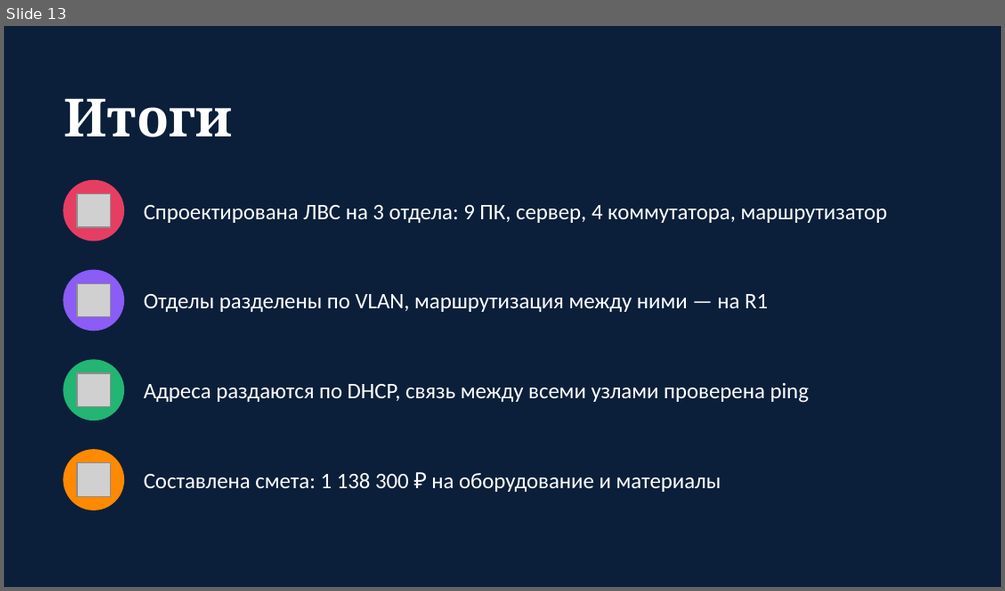
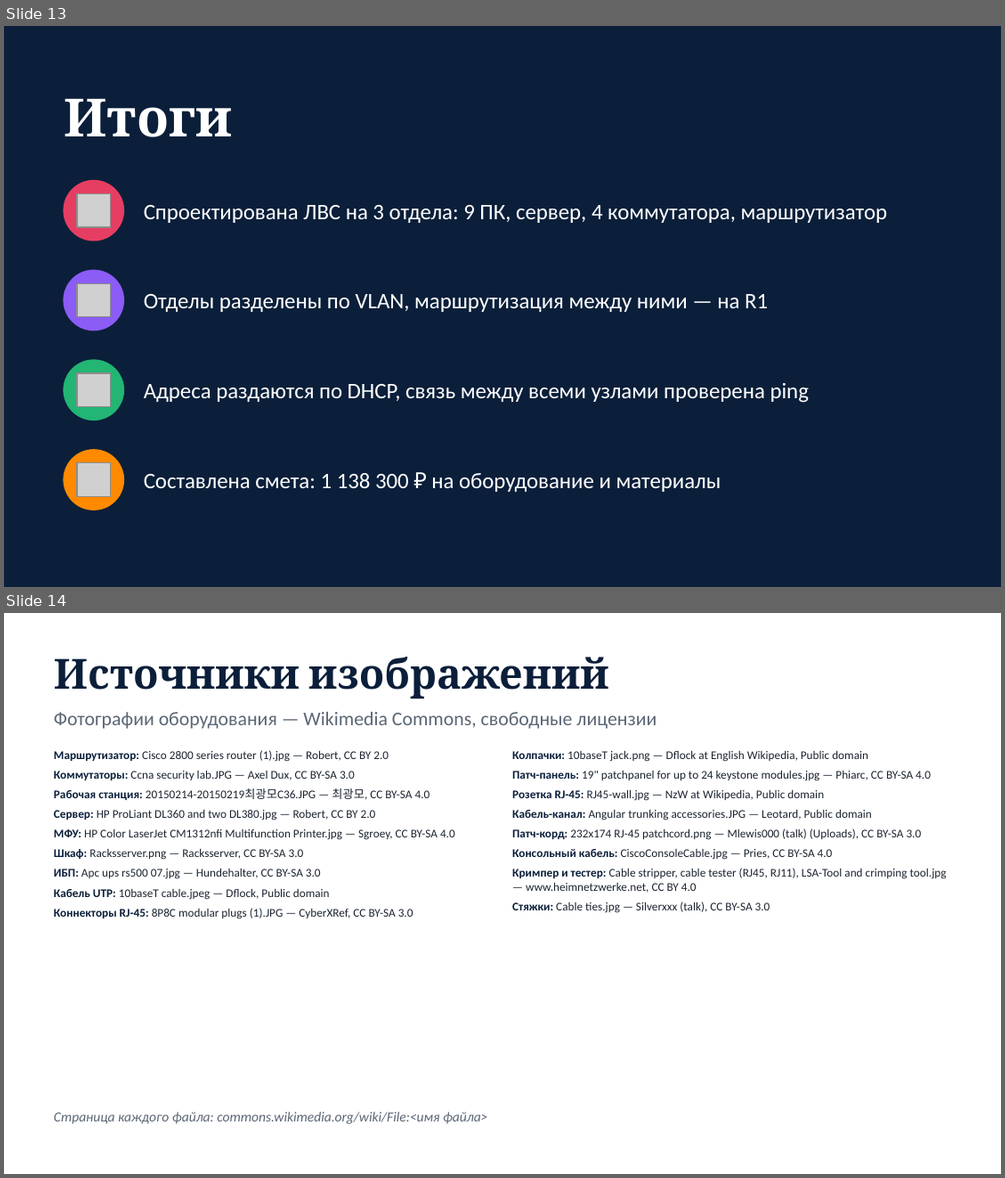
Before and after one commit to zarweq/dz_kozlov2909, a slide deck: Презентация_ЛВС.pptx. Shown one above the other, each under a label of ours: slide 13 before the commit, slides 13 and 14 after it. The pictures are 1005x591 and 1005x1178 pixels, drawn with LibreOffice and Linux fonts; fonts in the diff are those of the drawing; grey boxes stand for pictures. Boxes give left, top, right and bottom in pixels: in the first picture for what was removed or moved away, otherwise in the second. Text is boxed around its words. In the diff, an @@ line names an element or a change of style, - is before the commit and + after.

```diff
--- a/Презентация_ЛВС.pptx
+++ b/Презентация_ЛВС.pptx
@@ slide 14 added at (x1=4, y1=613, x2=1001, y2=1174), background #FFFFFF @@
@@ text added at (x1=54, y1=657, x2=608, y2=699), 30 pt, text #0B1F3A, bold @@
+Источники изображений
@@ text added at (x1=54, y1=712, x2=656, y2=729), 14 pt, text #5B6675 @@
+Фотографии оборудования — Wikimedia Commons, свободные лицензии
@@ text added at (x1=54, y1=750, x2=455, y2=919), 8.5 pt, text #1B2430 @@
+Маршрутизатор: Cisco 2800 series router (1).jpg — Robert, CC BY 2.0
+Коммутаторы: Ccna security lab.JPG — Axel Dux, CC BY-SA 3.0
+Рабочая станция: 20150214-20150219최광모C36.JPG — 최광모, CC BY-SA 4.0
+Сервер: HP ProLiant DL360 and two DL380.jpg — Robert, CC BY 2.0
+МФУ: HP Color LaserJet CM1312nfi Multifunction Printer.jpg — Sgroey, CC BY-SA 4.0
+Шкаф: Racksserver.png — Racksserver, CC BY-SA 3.0
+ИБП: Apc ups rs500 07.jpg — Hundehalter, CC BY-SA 3.0
+Кабель UTP: 10baseT cable.jpeg — Dflock, Public domain
+Коннекторы RJ-45: 8P8C modular plugs (1).JPG — CyberXRef, CC BY-SA 3.0
@@ text added at (x1=512, y1=750, x2=947, y2=913), 8.5 pt, text #1B2430 @@
+Колпачки: 10baseT jack.png — Dflock at English Wikipedia, Public domain
+Патч-панель: 19" patchpanel for up to 24 keystone modules.jpg — Phiarc, CC BY-SA 4.0
+Розетка RJ-45: RJ45-wall.jpg — NzW at Wikipedia, Public domain
+Кабель-канал: Angular trunking accessories.JPG — Leotard, Public domain
+Патч-корд: 232x174 RJ-45 patchcord.png — Mlewis000 (talk) (Uploads), CC BY-SA 3.0
+Консольный кабель: CiscoConsoleCable.jpg — Pries, CC BY-SA 4.0
+Кримпер и тестер: Cable stripper, cable tester (RJ45, RJ11), LSA-Tool and crimping tool.jpg — www.heimnetzwerke.net, CC BY 4.0
+Стяжки: Cable ties.jpg — Silverxxx (talk), CC BY-SA 3.0
@@ text added at (x1=54, y1=1111, x2=487, y2=1124), 10 pt, text #5B6675, italic @@
+Страница каждого файла: commons.wikimedia.org/wiki/File:<имя файла>
```
Also in this commit, not shown: 2 slides changed, 20 other files.
